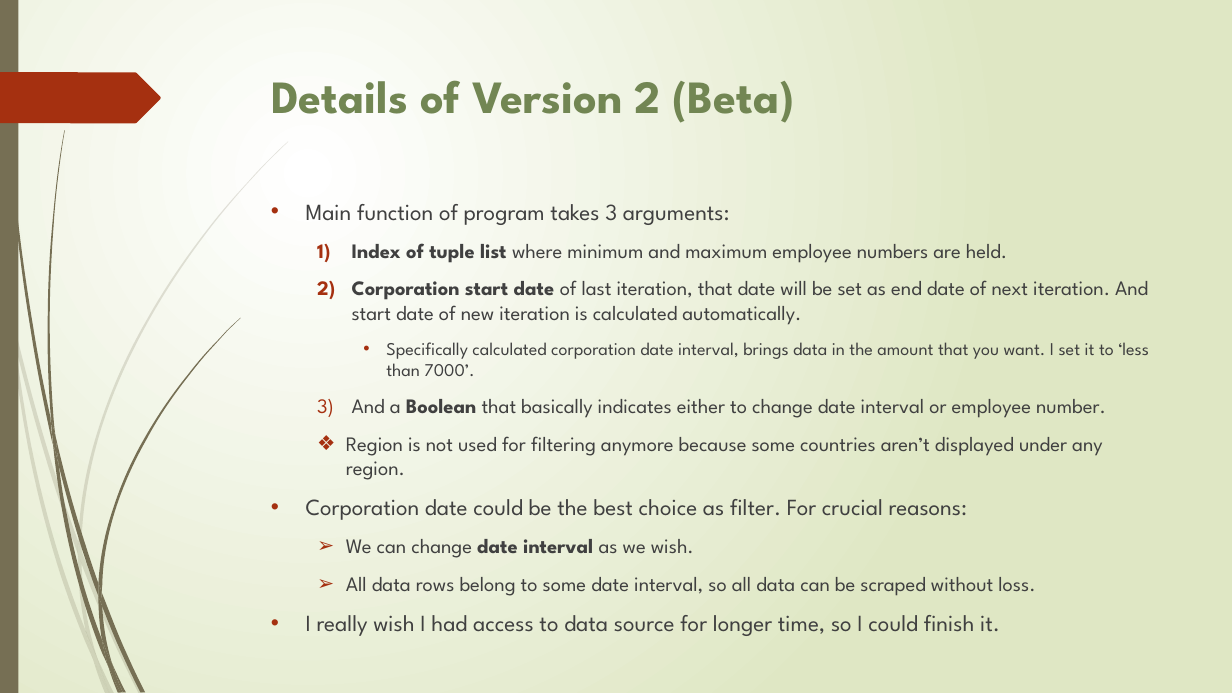
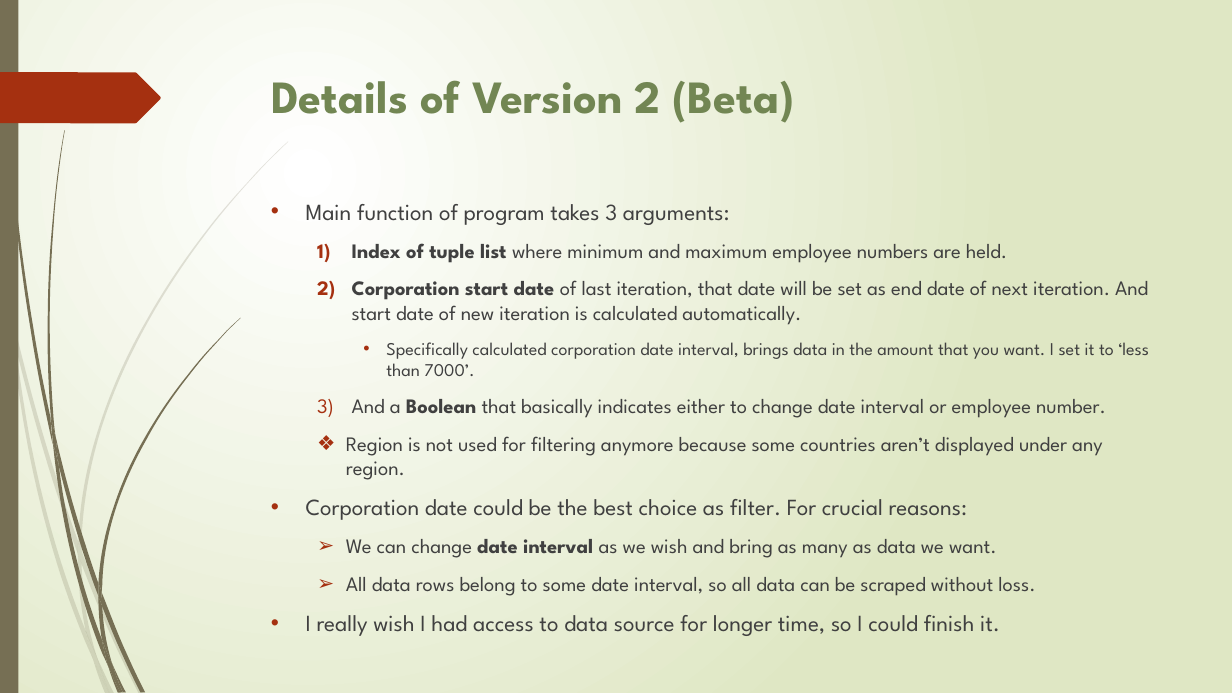
Before and after one commit to storm999/FullyAutomatedDataScrapingToolForInnoscriptaHackathon, a slide deck: slide 9 of data scraping.pptx. Drawn at 1232x693 pixels with LibreOffice and Linux fonts; fonts in the diff are those of the drawing. Boxes give left, top, right and bottom in pixels: in the first picture for what was removed or moved away, otherwise in the second. Text is boxed around its words. In the diff, an @@ line names an element or a change of style, - is before the commit and + after.

```diff
--- a/data scraping.pptx
+++ b/data scraping.pptx
@@ text at bbox=[346, 539, 997, 558]: text changed @@
-  ➢ We can change date interval as we wish.
+  ➢ We can change date interval as we wish and bring as many as data we want.
```
Also in this commit, not shown: 1 other slide changed.
